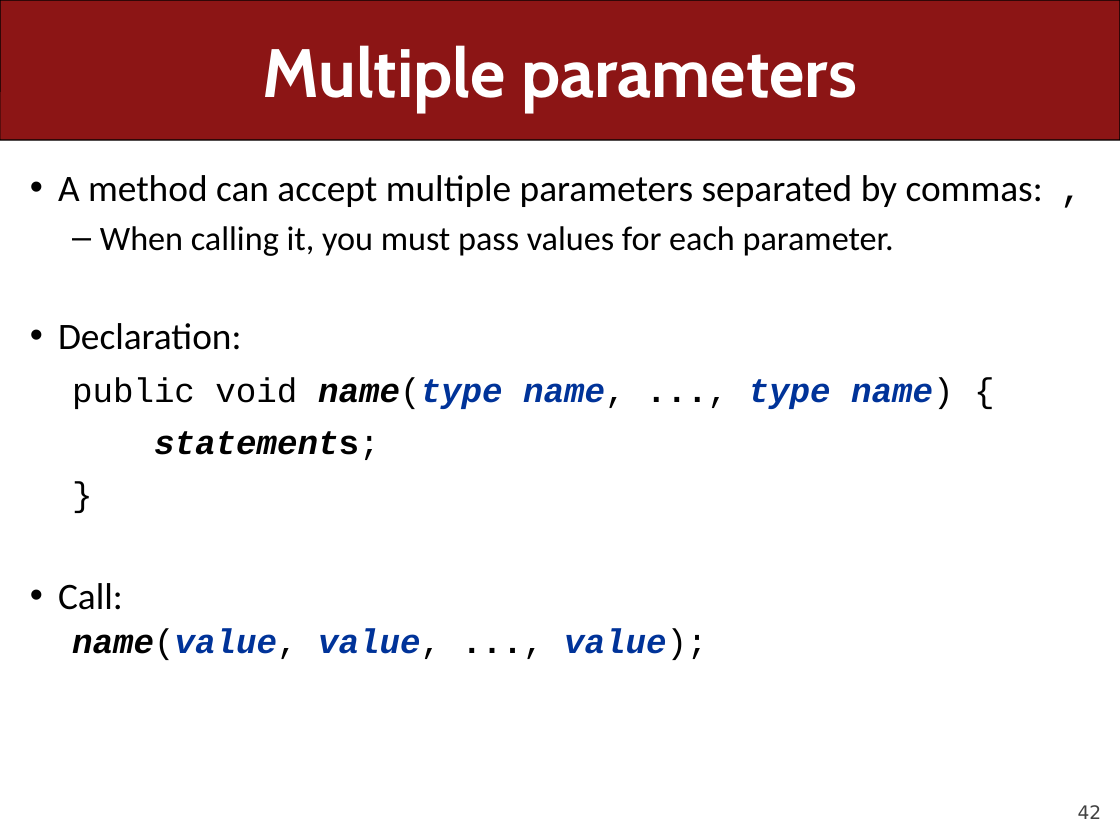
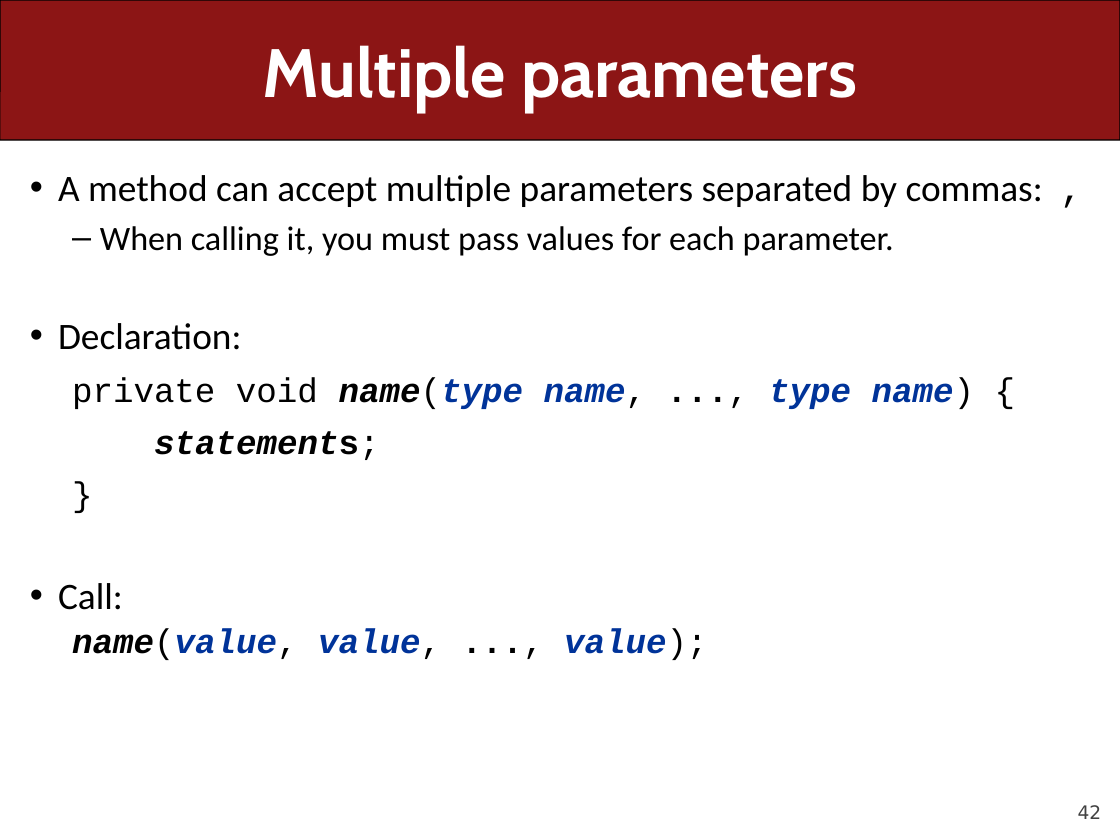
Before and after one commit to ckincaid17/cs106a-summer-2018, a slide deck: slide 42 of WWW/lectures/Lecture7/Lecture7.pptx. Drawn at 1120x840 pixels with LibreOffice and Linux fonts; fonts in the diff are those of the drawing. Boxes give left, top, right and bottom in pixels: in the first picture for what was removed or moved away, otherwise in the second. Text is boxed around its words. In the diff, an @@ line names an element or a change of style, - is before the commit and + after.

```diff
--- a/WWW/lectures/Lecture7/Lecture7.pptx
+++ b/WWW/lectures/Lecture7/Lecture7.pptx
@@ text at (72, 377, 975, 409): text changed @@
-  public void name(type name, ..., type name) {
+  private void name(type name, ..., type name) {
```
Also in this commit, not shown: 11 other slides changed, 40 slides removed, 2 other files.
